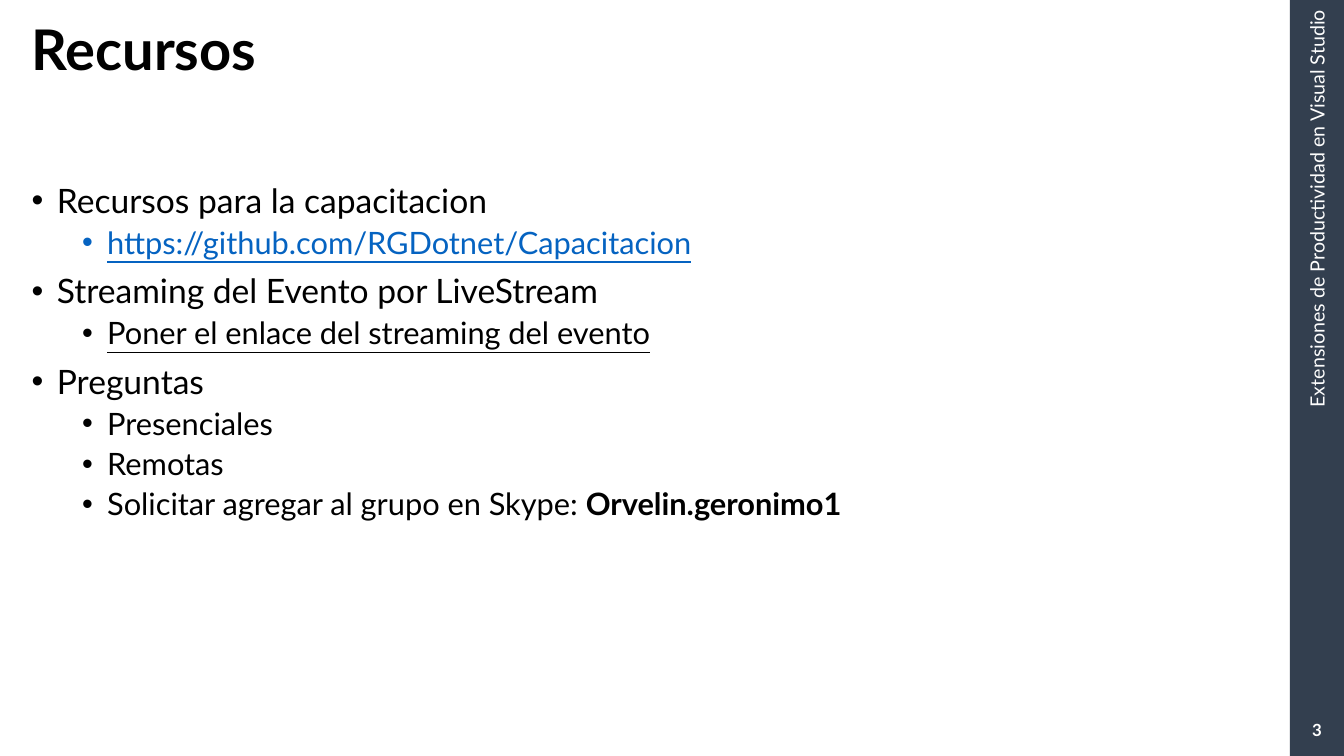
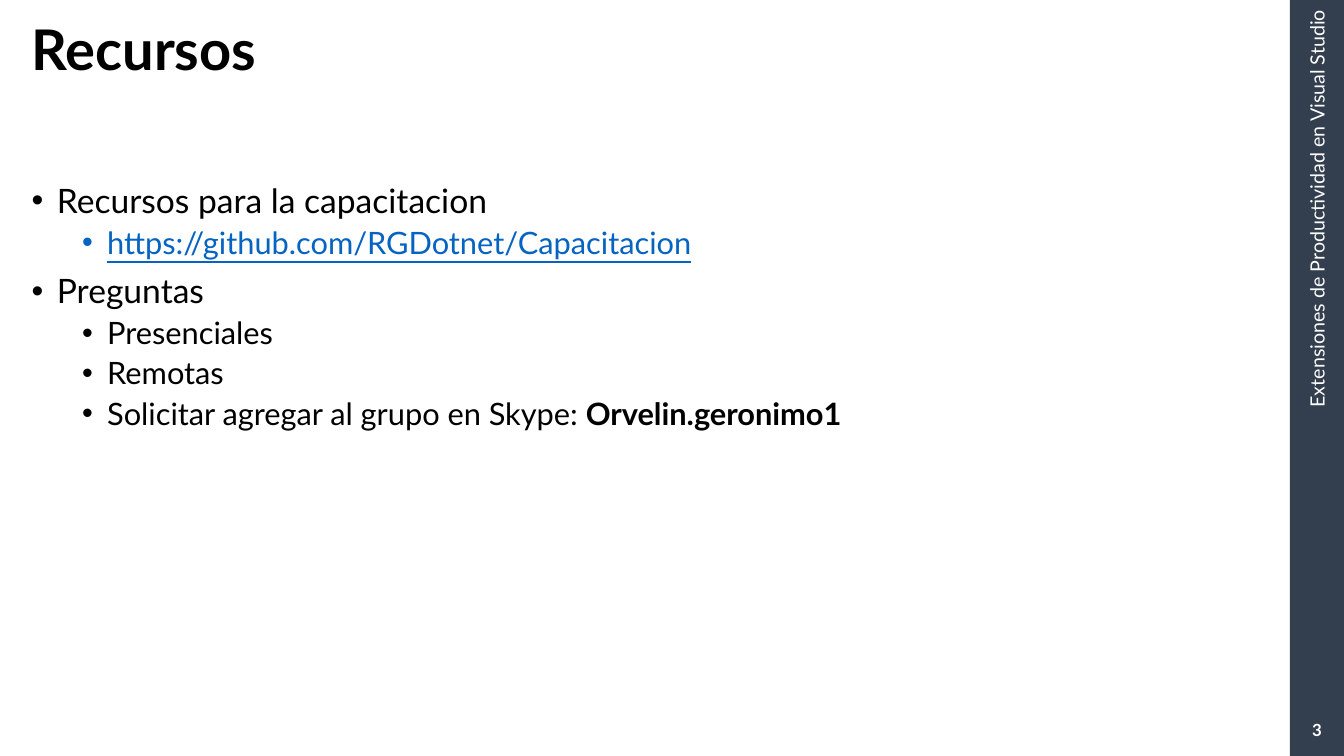
Before and after one commit to RGDotnet/Capacitacion, a slide deck: slide 3 of CapacitacionArmagedon/Diapositivas/Extensiones de productividad en visual studio.pptx. Drawn at 1344x756 pixels with LibreOffice and Linux fonts; fonts in the diff are those of the drawing; background and template pictures are left out. Boxes give left, top, right and bottom in pixels: in the first picture for what was removed or moved away, otherwise in the second. Text is boxed around its words. In the diff, an @@ line names an element or a change of style, - is before the commit and + after.

```diff
--- a/CapacitacionArmagedon/Diapositivas/Extensiones de productividad en visual studio.pptx
+++ b/CapacitacionArmagedon/Diapositivas/Extensiones de productividad en visual studio.pptx
@@ text at box(57, 278, 650, 350): paragraphs removed @@
-• Streaming del Evento por LiveStream
-  • Poner el enlace del streaming del evento
```
Also in this commit, not shown: 6 other slides changed, 2 slides added, 3 slides removed.
